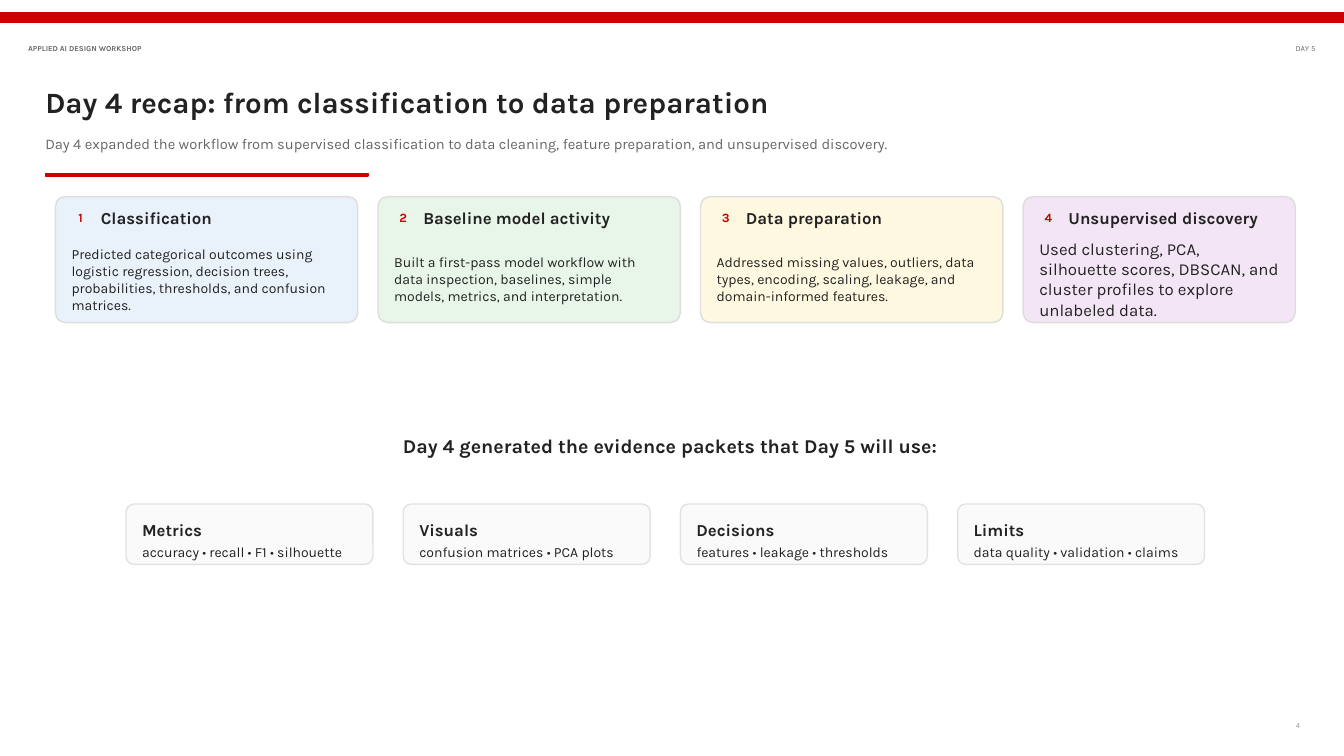
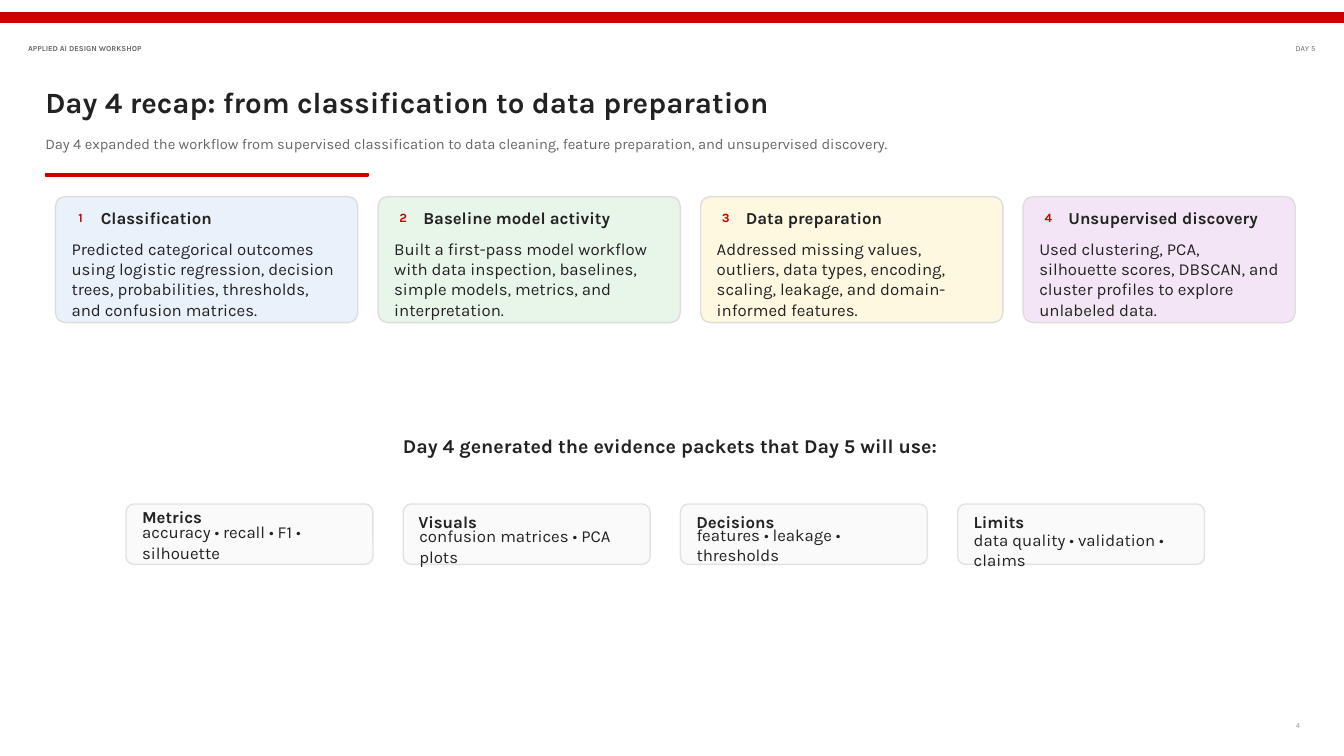
Before and after one commit to farisahmedbhatti123/internal-ml-foundations, a slide deck: slide 4 of presentations/Day 5 - From ML to AI-Enabled Workflows/00_introduction_from_ml_to_ai_workflows.pptx. Drawn at 1344x756 pixels with LibreOffice and Linux fonts; fonts in the diff are those of the drawing; background and template pictures are left out. Boxes give left, top, right and bottom in pixels: in the first picture for what was removed or moved away, otherwise in the second. Text is boxed around its words. In the diff, an @@ line names an element or a change of style, - is before the commit and + after.

```diff
--- a/presentations/Day 5 - From ML to AI-Enabled Workflows/00_introduction_from_ml_to_ai_workflows.pptx
+++ b/presentations/Day 5 - From ML to AI-Enabled Workflows/00_introduction_from_ml_to_ai_workflows.pptx
@@ text "Metrics" moved from (x1=142, y1=524, x2=202, y2=537) to (x1=142, y1=511, x2=202, y2=524) @@
@@ 3 texts moved together from (x1=419, y1=524, x2=1025, y2=537) to (x1=418, y1=516, x2=1025, y2=533) @@
@@ size 10 to 12 pt in 7 elements at (x1=72, y1=243, x2=333, y2=316), (x1=394, y1=243, x2=647, y2=320), (x1=717, y1=243, x2=946, y2=316), (x1=974, y1=534, x2=1155, y2=566), (x1=419, y1=528, x2=610, y2=567), (x1=697, y1=526, x2=832, y2=561), (x1=142, y1=526, x2=292, y2=559) @@
@@ text "accuracy • recall • F1 ..." moved from (x1=142, y1=547, x2=342, y2=561) to (x1=142, y1=526, x2=292, y2=559) @@
@@ text "features • leakage • thresholds" moved from (x1=697, y1=547, x2=889, y2=561) to (x1=697, y1=526, x2=832, y2=561) @@
```
Also in this commit, not shown: 3 other slides changed, 1 slide removed, 11 other files.
